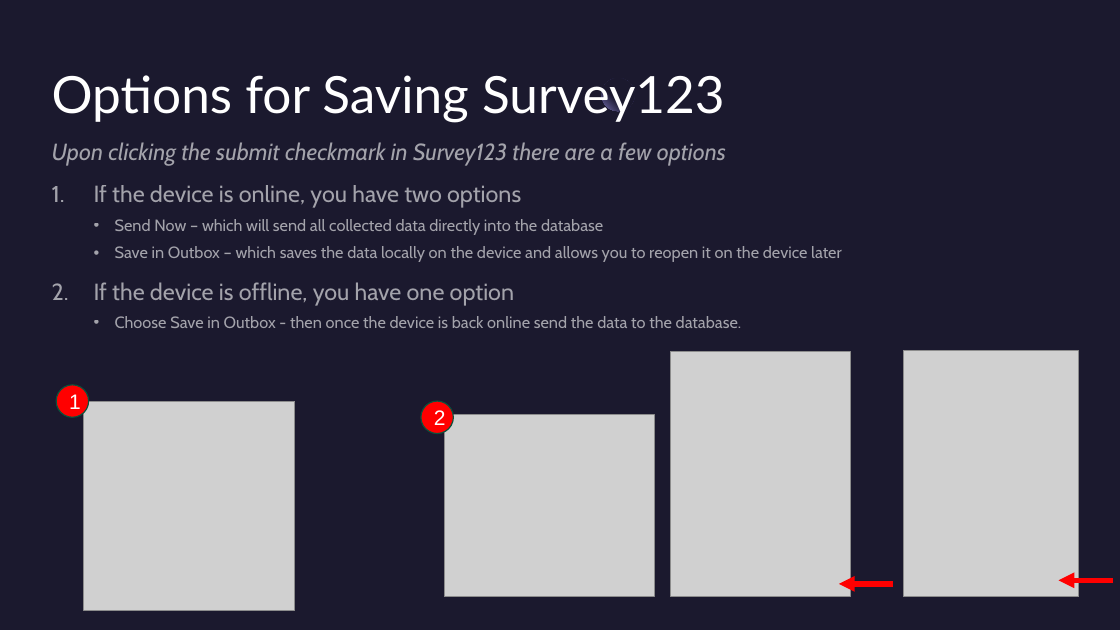
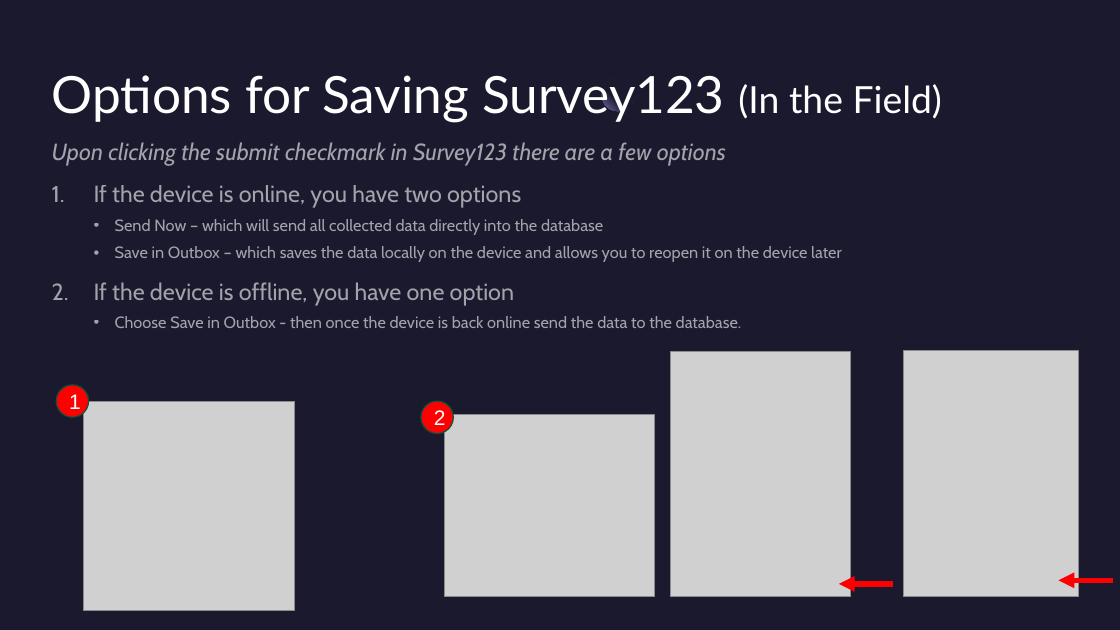
Before and after one commit to NWFWMD-IT/Hydrologic-Monitoring-Project, a slide deck: slide 7 of documents/user_guides/Hydrologic-Monitoring-Project-Fieldwork-Instructions.pptx (slide 6 before the commit). Drawn at 1120x630 pixels with LibreOffice and Linux fonts; fonts in the diff are those of the drawing; grey boxes stand for pictures. Boxes give left, top, right and bottom in pixels: in the first picture for what was removed or moved away, otherwise in the second. Text is boxed around its words. In the diff, an @@ line names an element or a change of style, - is before the commit and + after.

Commit message:
Added slide to explain how to update the Survey123

```diff
--- a/documents/user_guides/Hydrologic-Monitoring-Project-Fieldwork-Instructions.pptx
+++ b/documents/user_guides/Hydrologic-Monitoring-Project-Fieldwork-Instructions.pptx
@@ title at [52, 75, 942, 123]: text changed @@
-Options for Saving Survey123
+Options for Saving Survey123 (In the Field)
```
Also in this commit, not shown: 3 other slides changed, 1 slide added.
